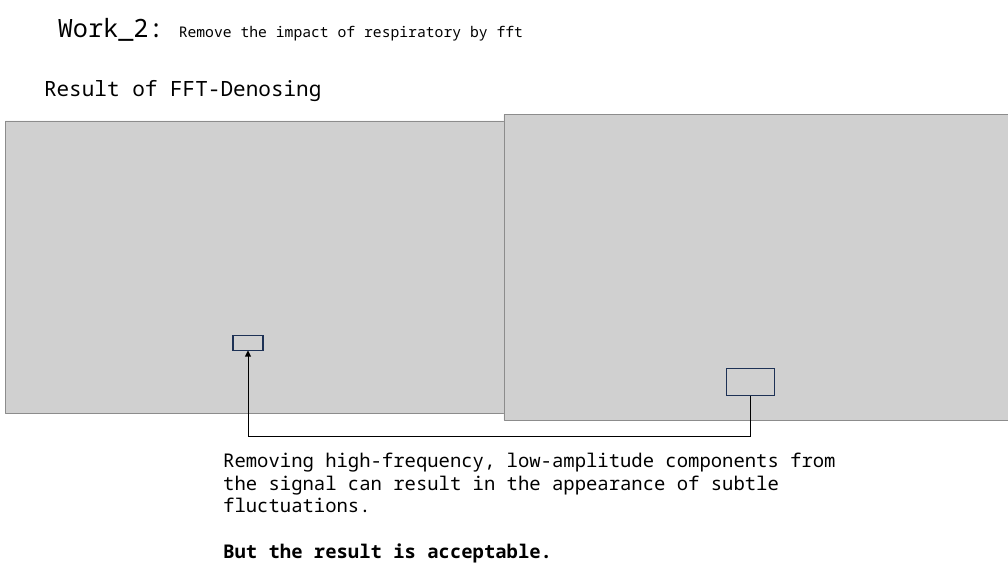
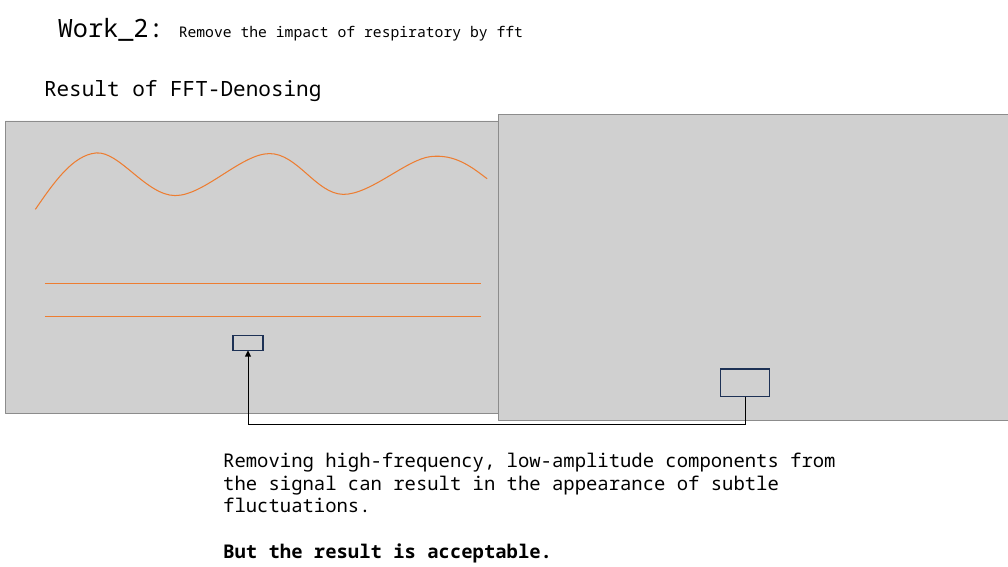
Before and after one commit to A-Big-Tortoise/Presentation, a slide deck: slide 6 of Presentation_911_JiayuChen.pptx. Drawn at 1008x567 pixels with LibreOffice and Linux fonts; fonts in the diff are those of the drawing; grey boxes stand for pictures. Boxes give left, top, right and bottom in pixels: in the first picture for what was removed or moved away, otherwise in the second. Text is boxed around its words. In the diff, an @@ line names an element or a change of style, - is before the commit and + after.

```diff
--- a/Presentation_911_JiayuChen.pptx
+++ b/Presentation_911_JiayuChen.pptx
@@ picture: place and size @@
-picture at bbox=[504, 114, 1008, 420]
+picture at bbox=[499, 114, 1008, 420]
@@ freeform shape added at bbox=[36, 153, 488, 209], outline #ED7D31 1 pt @@
@@ line added from (45, 284) to (481, 284), #ED7D31 1 pt @@
@@ line added from (45, 317) to (481, 317), #ED7D31 1 pt @@
@@ elbow arrow moved from (751, 396) - (248, 350) to (746, 397) - (248, 350) @@
@@ rectangle: place and size @@
-rectangle at bbox=[727, 368, 775, 396]
+rectangle at bbox=[721, 369, 769, 397]
```
Also in this commit, not shown: 3 other slides changed.
